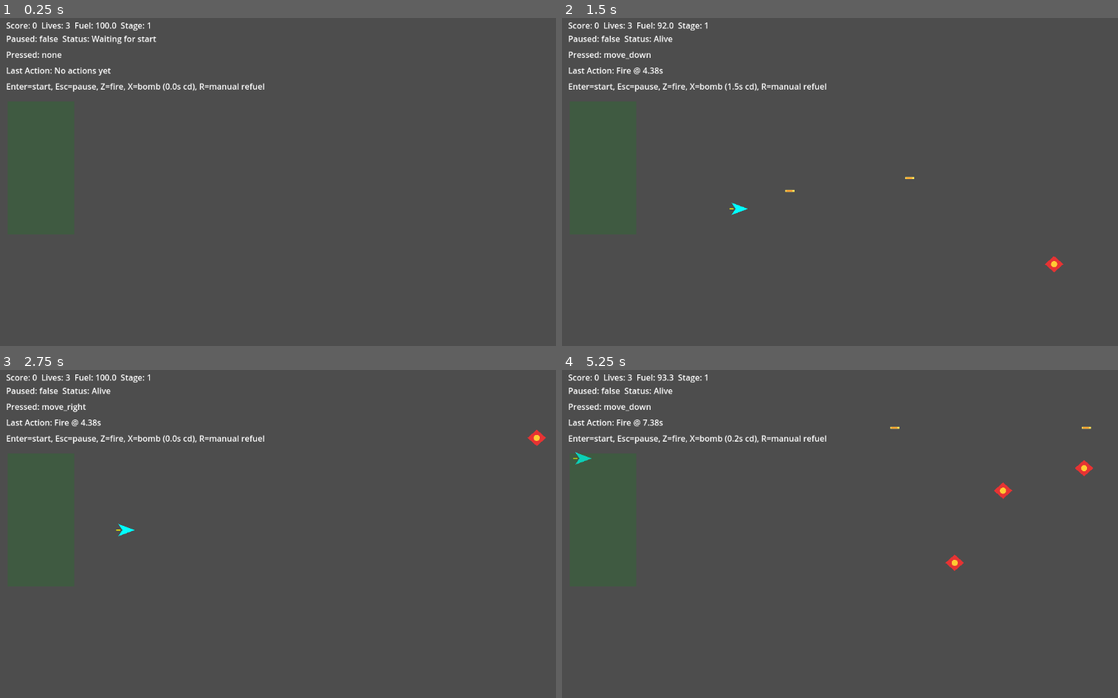
Above: before the commit, frames 1-4 (two rows, left to right).
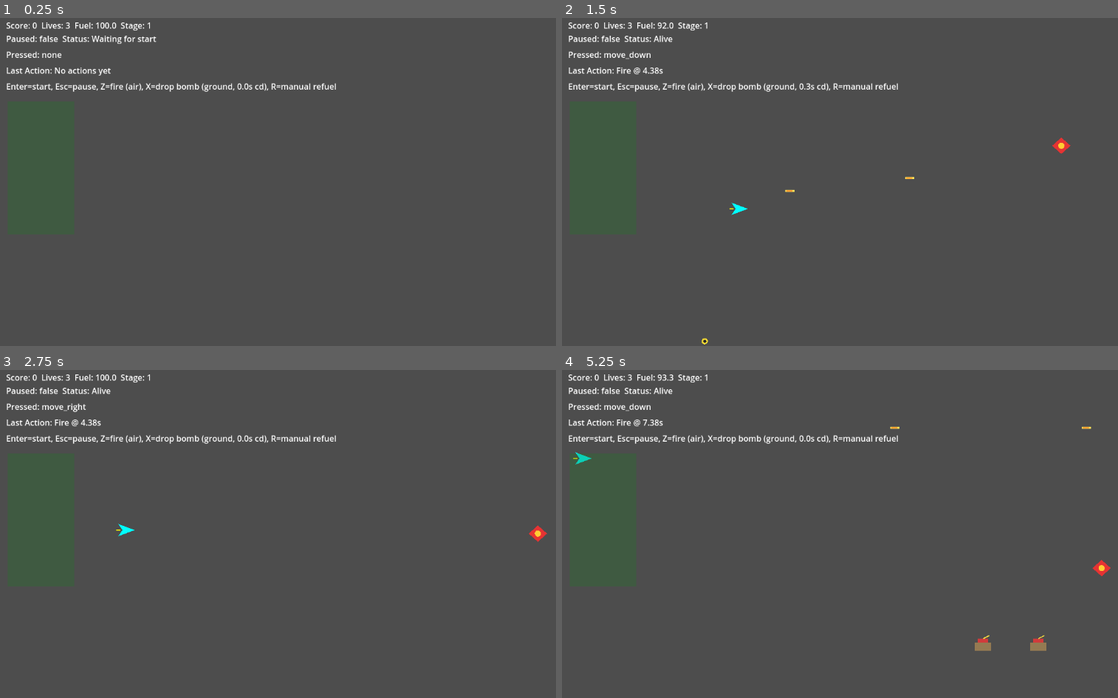
Above: after the commit, the same moments.

Repository: cbremer/starkiller-space-game
Game: Godot game, scene res://scenes/Main.tscn
Two runs of this game, one before a commit and one after it. Both use one fixed random seed, a clock stepped at 60 frames per second and the inputs below.
Inputs:
- Up to frame 1 (0.25 s): no input
- Up to frame 2 (1.5 s): tap Enter (start) at 0.5 s; hold Right (move_right) 0.53-1.28 s; tap X (bomb) at 0.6 s; tap Z (fire) at 0.8, 1.35 s; hold Down (move_down) from 1.28 s (still down)
- Up to frame 3 (2.75 s): tap R (refuel) at 1.55 s; release Down (move_down) at 2.03 s; hold Right (move_right) from 2.03 s (still down); hold R (refuel) from 2.03 s (still down); tap Enter (start) at 2.3 s
- Up to frame 4 (5.25 s): release Right (move_right) at 2.78 s; release R (refuel) at 2.78 s; hold Up (move_up) 2.78-3.53 s; tap Enter (start) at 2.85 s; tap X (bomb) at 3.05, 3.6 s; hold Left (move_left) 3.53-5.03 s; tap Z (fire) at 3.8, 4.35 s; tap R (refuel) at 4.55 s; hold Down (move_down) from 5.03 s (still down); hold R (refuel) from 5.03 s (still down)

The runs differ from the first frame. In frame 1, 0.5% of the frame differs, in the area x 22-61%, y 19-23%; in frame 2, 0.7%; in frame 3, 0.6%; in frame 4, 1.0%, in the area x 22-99%, y 19-86%.

Commit message:
Switch bombs to gravity drop and add ground targets

Diff:
--- /dev/null
+++ b/scripts/bomb_payload.gd
@@ -0,0 +1,23 @@
+extends Node2D
+class_name BombPayload
+
+@export var velocity := Vector2(145.0, 80.0)
+@export var gravity := 620.0
+@export var hit_radius := 12.0
+
+var is_active := true
+
+func _ready() -> void:
+	add_to_group("bomb_payloads")
+
+func _process(delta: float) -> void:
+	if not is_active:
+		return
+	velocity.y += gravity * delta
+	position += velocity * delta
+	if position.x > 1100.0 or position.x < -40.0 or position.y > 760.0:
+		queue_free()
+
+func _draw() -> void:
+	draw_circle(Vector2.ZERO, 6.0, Color(0.95, 0.85, 0.2))
+	draw_circle(Vector2.ZERO, 3.0, Color(0.15, 0.15, 0.15))
--- a/scripts/enemy_target.gd
+++ b/scripts/enemy_target.gd
@@ -3,8 +3,9 @@
 
 @export var speed := 120.0
 @export var hit_radius := 16.0
-@export var laser_points := 45
-@export var bomb_points := 25
+@export var target_type := "air"
+@export var laser_points := 50
+@export var bomb_points := 80
 
 var is_active := true
 var _destroyed := false
@@ -24,11 +25,21 @@
 		return 0
 	_destroyed = true
 	queue_free()
+	if target_type == "ground" and weapon != "bomb":
+		return 0
+	if target_type == "air" and weapon == "bomb":
+		return 0
 	if weapon == "bomb":
 		return bomb_points
 	return laser_points
 
 func _draw() -> void:
+	if target_type == "ground":
+		draw_rect(Rect2(Vector2(-16, -8), Vector2(32, 16)), Color(0.58, 0.48, 0.32))
+		draw_rect(Rect2(Vector2(-10, -16), Vector2(20, 8)), Color(0.82, 0.23, 0.23))
+		draw_line(Vector2(0, -16), Vector2(12, -22), Color(0.95, 0.85, 0.25), 2.0)
+		return
+
 	draw_polygon(PackedVector2Array([
 		Vector2(-18, 0),
 		Vector2(0, -16),
--- a/scripts/main.gd
+++ b/scripts/main.gd
@@ -4,18 +4,22 @@
 const REFUEL_PER_SECOND := 32.0
 const REFUEL_RECT := Rect2(Vector2(15, 170), Vector2(130, 260))
 const BOLT_SPAWN_OFFSET := Vector2(22, 0)
-const BOMB_COOLDOWN := 2.4
-const BOMB_RADIUS := 120.0
+const BOMB_DROP_OFFSET := Vector2(8, 12)
+const BOMB_COOLDOWN := 1.15
 const ENEMY_SPAWN_INTERVAL := 1.05
 const ENEMY_SPAWN_VARIANCE := 0.22
 const ENEMY_SPAWN_X := 1060.0
-const ENEMY_SPAWN_Y_MIN := 130.0
-const ENEMY_SPAWN_Y_MAX := 530.0
-const ENEMY_SPEED_MIN := 130.0
-const ENEMY_SPEED_MAX := 205.0
+const ENEMY_AIR_Y_MIN := 130.0
+const ENEMY_AIR_Y_MAX := 440.0
+const ENEMY_GROUND_Y := 548.0
+const ENEMY_AIR_SPEED_MIN := 130.0
+const ENEMY_AIR_SPEED_MAX := 205.0
+const ENEMY_GROUND_SPEED_MIN := 95.0
+const ENEMY_GROUND_SPEED_MAX := 135.0
+const GROUND_TARGET_CHANCE := 0.4
 const PLAYER_HIT_RADIUS := 16.0
 const LASER_BOLT_SCRIPT := preload("res://scripts/laser_bolt.gd")
-const BOMB_BLAST_SCRIPT := preload("res://scripts/bomb_blast.gd")
+const BOMB_PAYLOAD_SCRIPT := preload("res://scripts/bomb_payload.gd")
 const ENEMY_TARGET_SCRIPT := preload("res://scripts/enemy_target.gd")
 
 @onready var player: PlayerShip = $PlayerShip
@@ -36,7 +40,7 @@
 	game_state.action_triggered.connect(_on_action_triggered)
 	game_state.player_respawned.connect(_on_respawned)
 	_update_hud()
-	info_label.text = "Enter=start, Esc=pause, Z=fire, X=bomb, R=manual refuel"
+	info_label.text = "Enter=start, Esc=pause, Z=fire, X=drop bomb, R=manual refuel"
 
 func _process(delta: float) -> void:
 	bomb_cooldown_remaining = maxf(0.0, bomb_cooldown_remaining - delta)
@@ -86,8 +90,15 @@
 
 func _spawn_enemy() -> void:
 	var enemy := ENEMY_TARGET_SCRIPT.new()
-	enemy.position = Vector2(ENEMY_SPAWN_X, rng.randf_range(ENEMY_SPAWN_Y_MIN, ENEMY_SPAWN_Y_MAX))
-	enemy.set("speed", rng.randf_range(ENEMY_SPEED_MIN, ENEMY_SPEED_MAX))
+	var spawn_ground := rng.randf() <= GROUND_TARGET_CHANCE
+	if spawn_ground:
+		enemy.position = Vector2(ENEMY_SPAWN_X, ENEMY_GROUND_Y)
+		enemy.set("speed", rng.randf_range(ENEMY_GROUND_SPEED_MIN, ENEMY_GROUND_SPEED_MAX))
+		enemy.set("target_type", "ground")
+	else:
+		enemy.position = Vector2(ENEMY_SPAWN_X, rng.randf_range(ENEMY_AIR_Y_MIN, ENEMY_AIR_Y_MAX))
+		enemy.set("speed", rng.randf_range(ENEMY_AIR_SPEED_MIN, ENEMY_AIR_SPEED_MAX))
+		enemy.set("target_type", "air")
 	add_child(enemy)
 
 func _update_enemy_spawns(delta: float) -> void:
@@ -102,26 +113,14 @@
 		action_label.text = "Last Action: %s" % last_action_text
 		return
 	game_state.register_action("Bomb")
-	game_state.add_fuel(6.0)
+	game_state.add_fuel(3.0)
 	bomb_cooldown_remaining = BOMB_COOLDOWN
-	var blast := BOMB_BLAST_SCRIPT.new()
-	blast.position = player.position
-	add_child(blast)
-	_apply_bomb_hits()
-
-func _apply_bomb_hits() -> void:
-	var enemies_hit := 0
-	var points_earned := 0
-	for enemy_node in get_tree().get_nodes_in_group("enemy_targets"):
-		if enemy_node == null or not enemy_node.has_method("apply_hit"):
-			continue
-		if enemy_node.position.distance_to(player.position) <= BOMB_RADIUS:
-			enemies_hit += 1
-			points_earned += enemy_node.apply_hit("bomb")
-	if points_earned > 0:
-		game_state.add_score(points_earned)
-		last_action_text = "Bomb hit %d target(s)" % enemies_hit
-		action_label.text = "Last Action: %s" % last_action_text
+	_drop_bomb()
+
+func _drop_bomb() -> void:
+	var payload := BOMB_PAYLOAD_SCRIPT.new()
+	payload.position = player.position + BOMB_DROP_OFFSET
+	add_child(payload)
 
 func _update_combat_state() -> void:
 	if not game_state.run_started or not game_state.is_alive or game_state.is_paused:
@@ -129,37 +128,57 @@
 
 	var enemy_nodes := get_tree().get_nodes_in_group("enemy_targets")
 	var bolt_nodes := get_tree().get_nodes_in_group("laser_bolts")
+	var bomb_nodes := get_tree().get_nodes_in_group("bomb_payloads")
 
 	for enemy_node in enemy_nodes:
 		if enemy_node == null or not enemy_node.has_method("apply_hit"):
 			continue
 
+		var enemy_type := String(enemy_node.get("target_type"))
 		var enemy_hit_radius := float(enemy_node.get("hit_radius"))
 
-		if enemy_node.position.distance_to(player.position) <= (enemy_hit_radius + PLAYER_HIT_RADIUS):
+		if enemy_type == "air" and enemy_node.position.distance_to(player.position) <= (enemy_hit_radius + PLAYER_HIT_RADIUS):
 			enemy_node.apply_hit("ship")
 			game_state.die()
 			last_action_text = "Ship hit by enemy"
 			action_label.text = "Last Action: %s" % last_action_text
 			return
 
-		for bolt_node in bolt_nodes:
-			if bolt_node == null:
-				continue
-			var bolt_hit_radius := float(bolt_node.get("hit_radius"))
-			if bolt_node.position.distance_to(enemy_node.position) <= (bolt_hit_radius + enemy_hit_radius):
-				var points := int(enemy_node.apply_hit("laser"))
-				if points > 0:
-					game_state.add_score(points)
-					last_action_text = "Enemy destroyed"
-					action_label.text = "Last Action: %s" % last_action_text
-				bolt_node.queue_free()
-				break
+		if enemy_type == "air":
+			for bolt_node in bolt_nodes:
+				if bolt_node == null:
+					continue
+				var bolt_hit_radius := float(bolt_node.get("hit_radius"))
+				if bolt_node.position.distance_to(enemy_node.position) <= (bolt_hit_radius + enemy_hit_radius):
+					var air_points := int(enemy_node.apply_hit("laser"))
+					if air_points > 0:
+						game_state.add_score(air_points)
+						last_action_text = "Air target destroyed"
+						action_label.text = "Last Action: %s" % last_action_text
+					bolt_node.queue_free()
+					break
+
+		if enemy_type == "ground":
+			for bomb_node in bomb_nodes:
+				if bomb_node == null:
+					continue
+				var bomb_hit_radius := float(bomb_node.get("hit_radius"))
+				if bomb_node.position.distance_to(enemy_node.position) <= (bomb_hit_radius + enemy_hit_radius):
+					var ground_points := int(enemy_node.apply_hit("bomb"))
+					if ground_points > 0:
+						game_state.add_score(ground_points)
+						last_action_text = "Ground target bombed"
+						action_label.text = "Last Action: %s" % last_action_text
+					bomb_node.queue_free()
+					break
 
 func _set_actor_activity(is_active: bool) -> void:
 	for bolt_node in get_tree().get_nodes_in_group("laser_bolts"):
 		if bolt_node != null:
 			bolt_node.set("is_active", is_active)
+	for bomb_node in get_tree().get_nodes_in_group("bomb_payloads"):
+		if bomb_node != null:
+			bomb_node.set("is_active", is_active)
 	for enemy_node in get_tree().get_nodes_in_group("enemy_targets"):
 		if enemy_node != null:
 			enemy_node.set("is_active", is_active)
@@ -167,6 +186,8 @@
 func _clear_combat_nodes() -> void:
 	for bolt_node in get_tree().get_nodes_in_group("laser_bolts"):
 		bolt_node.queue_free()
+	for bomb_node in get_tree().get_nodes_in_group("bomb_payloads"):
+		bomb_node.queue_free()
 	for enemy_node in get_tree().get_nodes_in_group("enemy_targets"):
 		enemy_node.queue_free()
 
@@ -187,7 +208,7 @@
 	_update_info_label()
 
 func _update_info_label() -> void:
-	info_label.text = "Enter=start, Esc=pause, Z=fire, X=bomb (%.1fs cd), R=manual refuel" % bomb_cooldown_remaining
+	info_label.text = "Enter=start, Esc=pause, Z=fire (air), X=drop bomb (ground, %.1fs cd), R=manual refuel" % bomb_cooldown_remaining
 
 func _update_input_debug() -> void:
 	var pressed_actions: Array[String] = []
